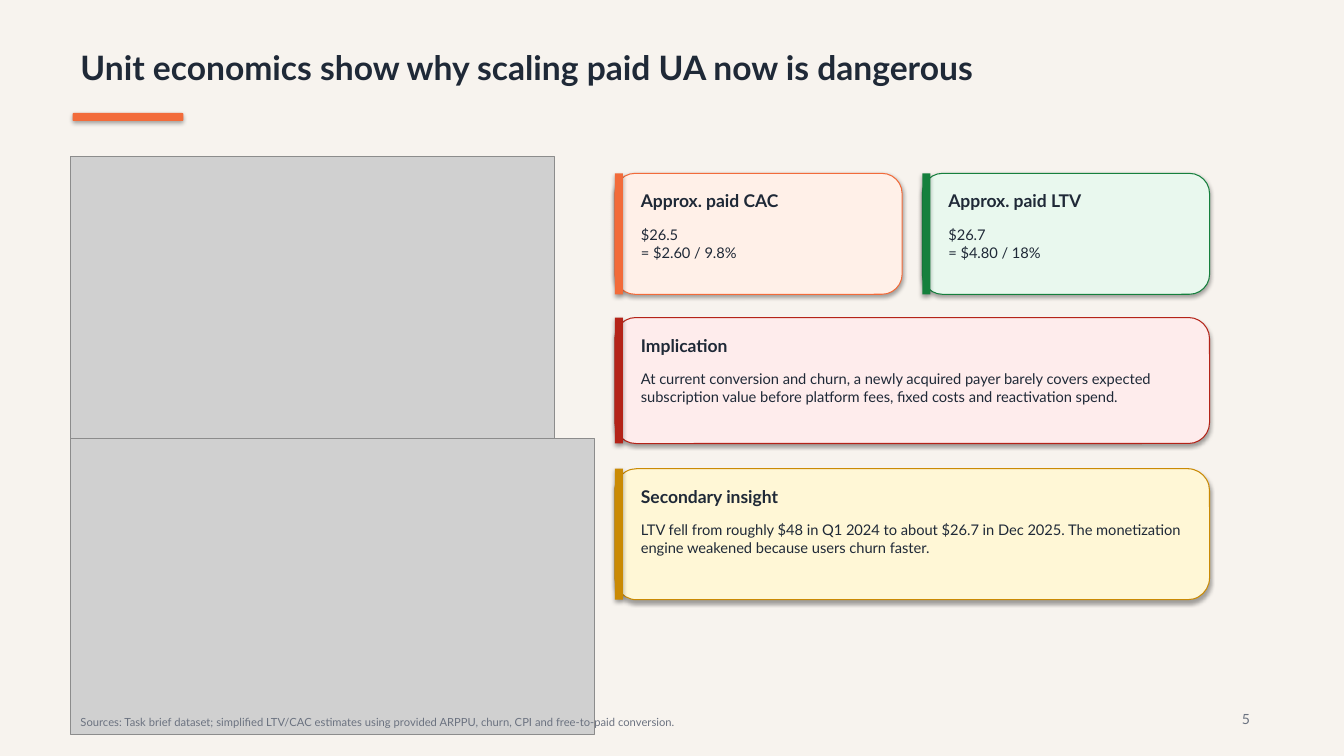
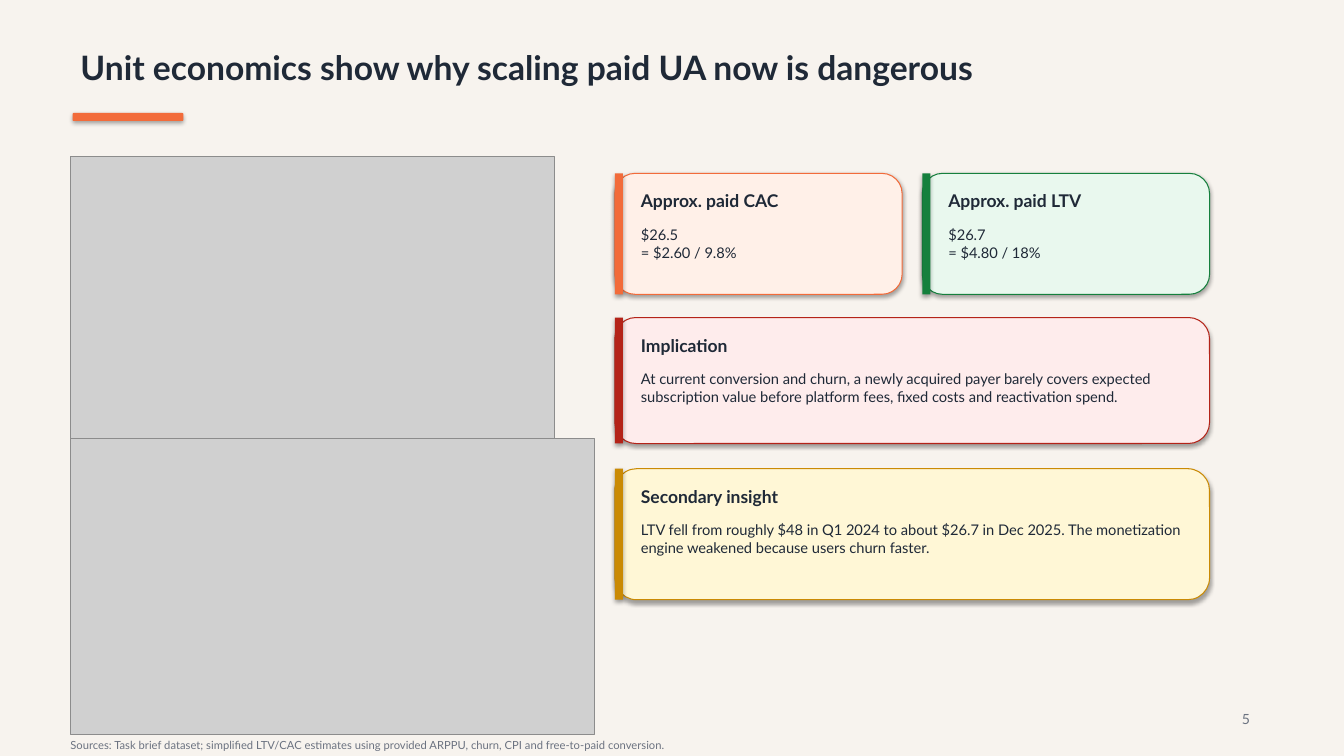
Before and after one commit to TEZv/Genesis-Academy_Strategy-Operations-School-2.0-Case-Task, a slide deck: slide 5 of deliverables/taskflow-case-presentation.pptx. Drawn at 1344x756 pixels with LibreOffice and Linux fonts; fonts in the diff are those of the drawing; grey boxes stand for pictures. Boxes give left, top, right and bottom in pixels: in the first picture for what was removed or moved away, otherwise in the second. Text is boxed around its words. In the diff, an @@ line names an element or a change of style, - is before the commit and + after.

```diff
--- a/deliverables/taskflow-case-presentation.pptx
+++ b/deliverables/taskflow-case-presentation.pptx
@@ text "Sources: Task brief dataset; simplified ...": place and size @@
-text "Sources: Task brief dataset; simplified ..." at (80, 717, 674, 729)
+text "Sources: Task brief dataset; simplified ..." at (70, 741, 664, 751)
```
Also in this commit, not shown: 2 other slides changed.
